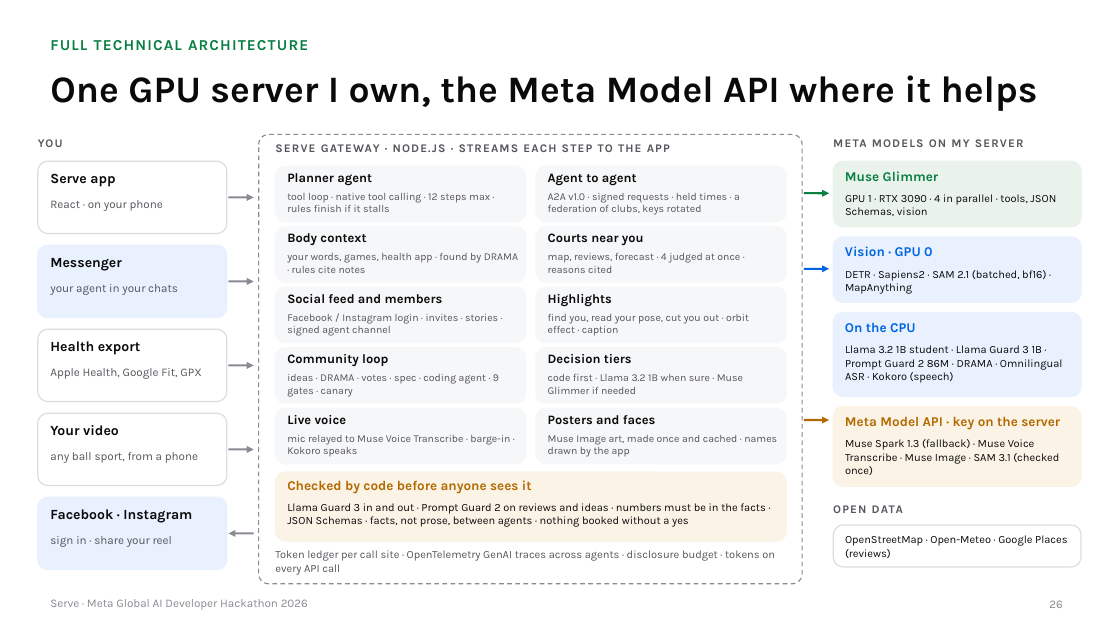
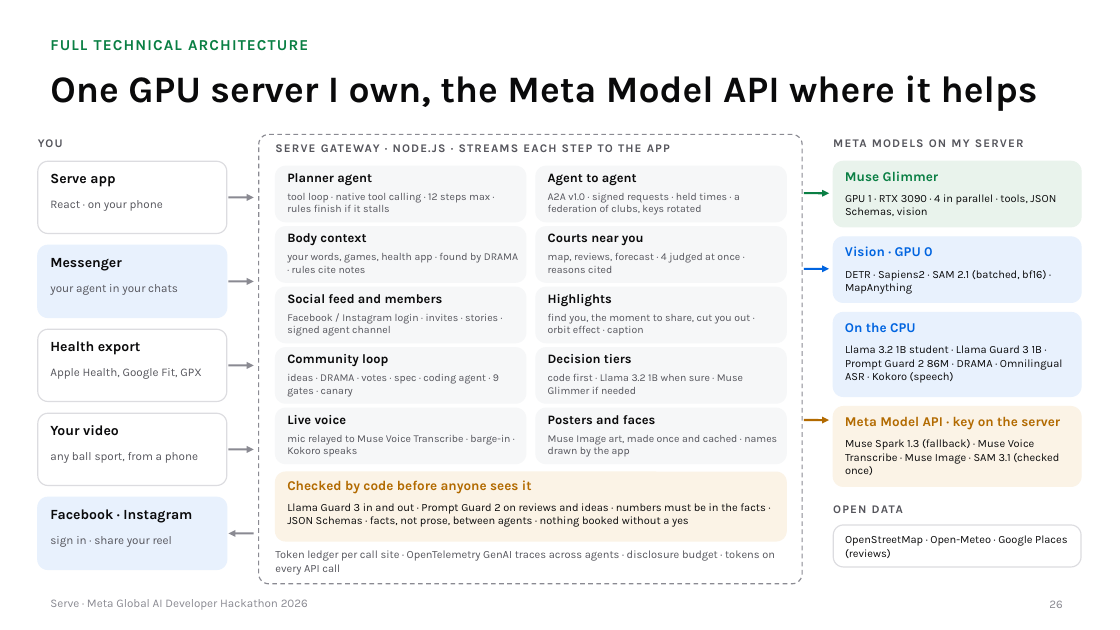
Before and after one commit to gino6178/serve-meta-hackathon, a slide deck: slide 26 of video/deck/Serve_Meta_deck.pptx. Drawn at 1120x630 pixels with LibreOffice and Linux fonts; fonts in the diff are those of the drawing. Boxes give left, top, right and bottom in pixels: in the first picture for what was removed or moved away, otherwise in the second. Text is boxed around its words. In the diff, an @@ line names an element or a change of style, - is before the commit and + after.

```diff
--- a/video/deck/Serve_Meta_deck.pptx
+++ b/video/deck/Serve_Meta_deck.pptx
@@ text at [548,314,750,336]: text changed @@
-find you, read your pose, cut you out · orbit effect · caption
+find you, the moment to share, cut you out · orbit effect · caption
```
Also in this commit, not shown: 8 other slides changed, 7 other files.
